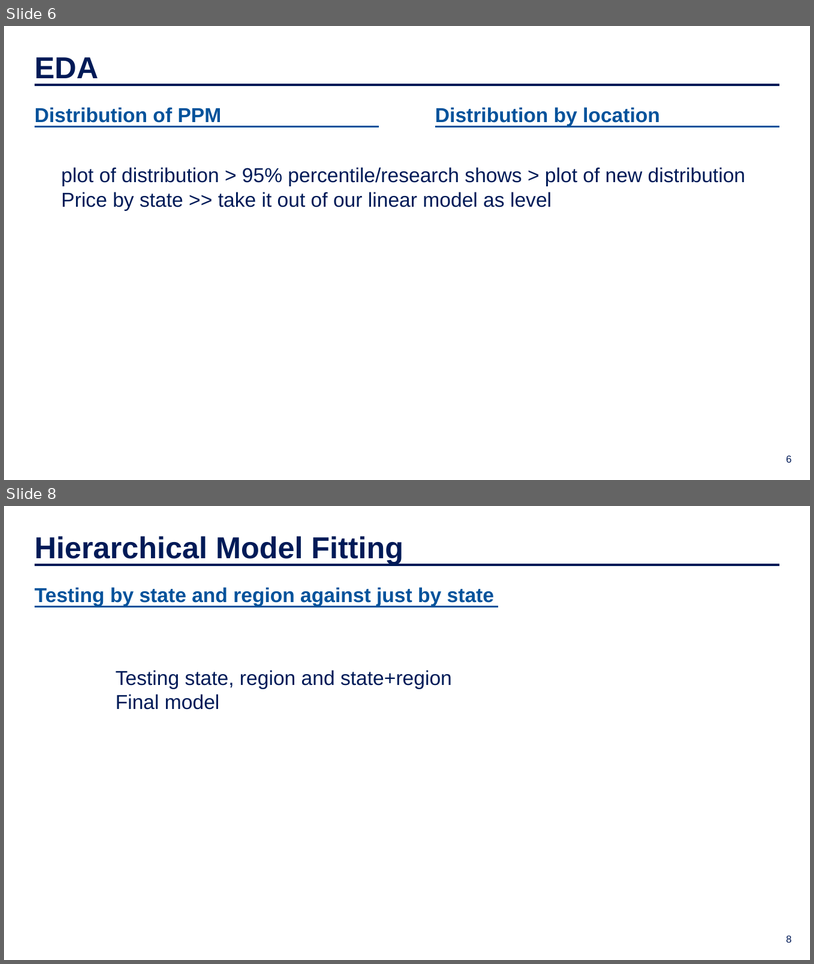
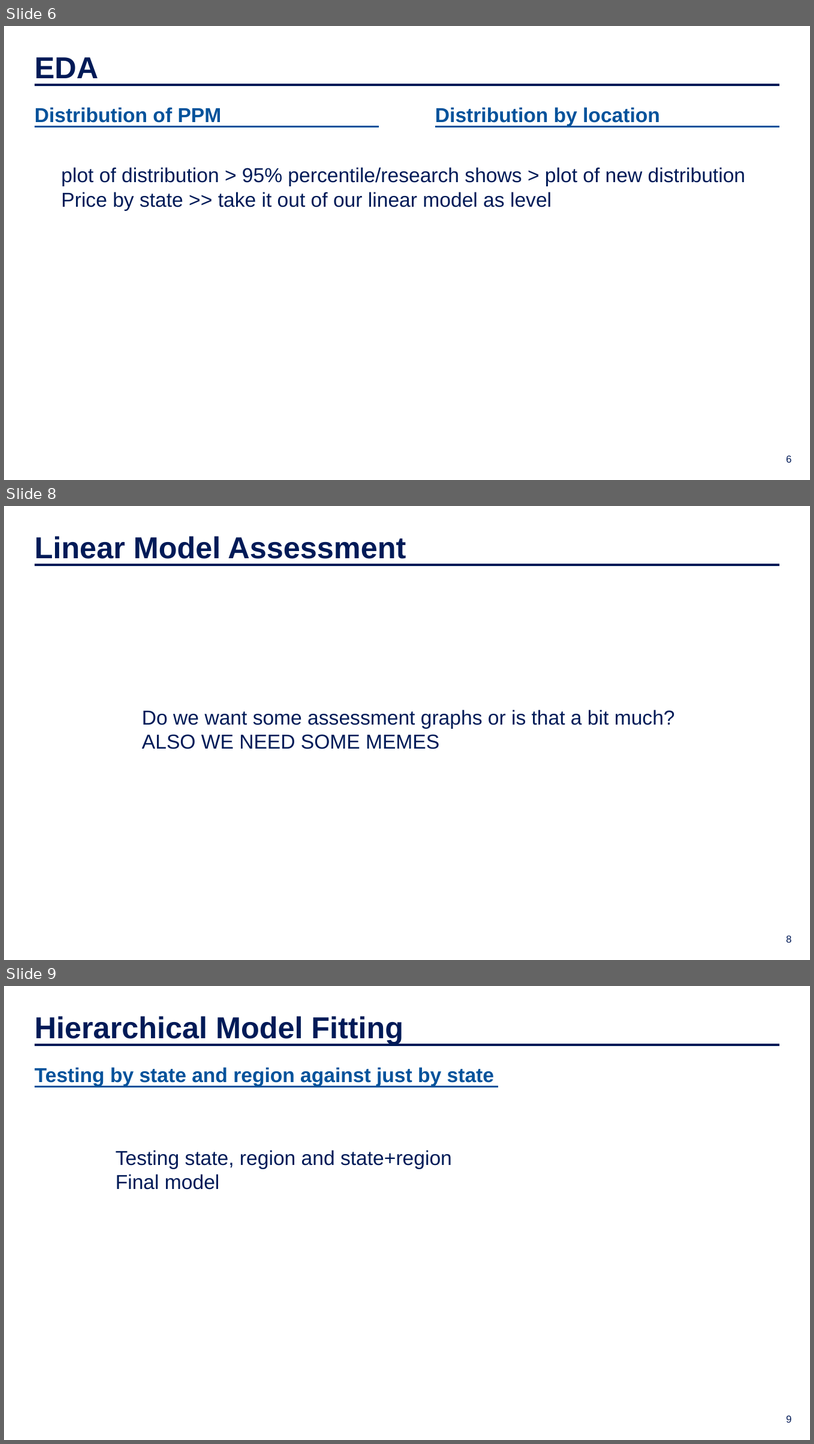
Before and after one commit to IDS-702-F21/team-project-2-streetrx-and-voting-in-nc-yellowfellows, a slide deck: Presentation/slide_deck.pptx. Shown one above the other, each under a label of ours: slides 6 and 8 before the commit, slides 6, 8 and 9 after it; the slides between them are not shown. The pictures are 814x964 and 814x1444 pixels, drawn with LibreOffice and Linux fonts; fonts in the diff are those of the drawing; background and template pictures are left out. Boxes give left, top, right and bottom in pixels: in the first picture for what was removed or moved away, otherwise in the second. Text is boxed around its words. In the diff, an @@ line names an element or a change of style, - is before the commit and + after.

```diff
--- a/Presentation/slide_deck.pptx
+++ b/Presentation/slide_deck.pptx
@@ slide 8 added at (4, 506, 810, 960), background picture (left out) @@
@@ text added at (35, 536, 406, 559), 36 pt, text #001A57, bold @@
+Linear Model Assessment
@@ line added from (34, 565) to (780, 565), #001A57 3 pt @@
@@ text added at (142, 709, 675, 749), 24 pt, text #001A57 @@
+Do we want some assessment graphs or is that a bit much?
+ALSO WE NEED SOME MEMES
@@ page number added at (786, 935, 792, 942), 12 pt, text #001A57 @@
+8
@@ what was slide 8 is now slide 9 @@
@@ page number at (786, 1415, 792, 1422): text changed @@
-8
+9
```
Also in this commit, not shown: 3 slides changed.
